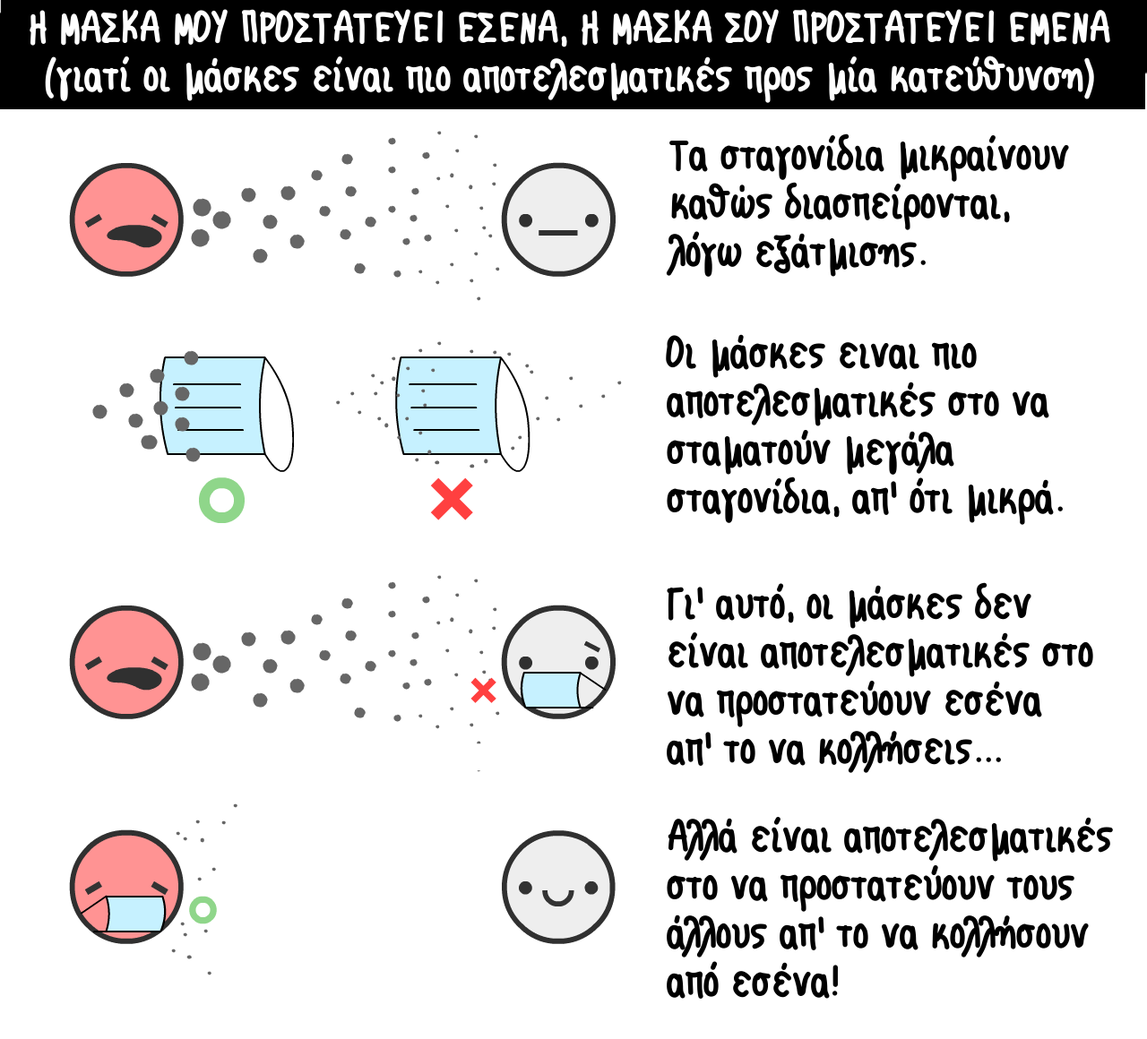
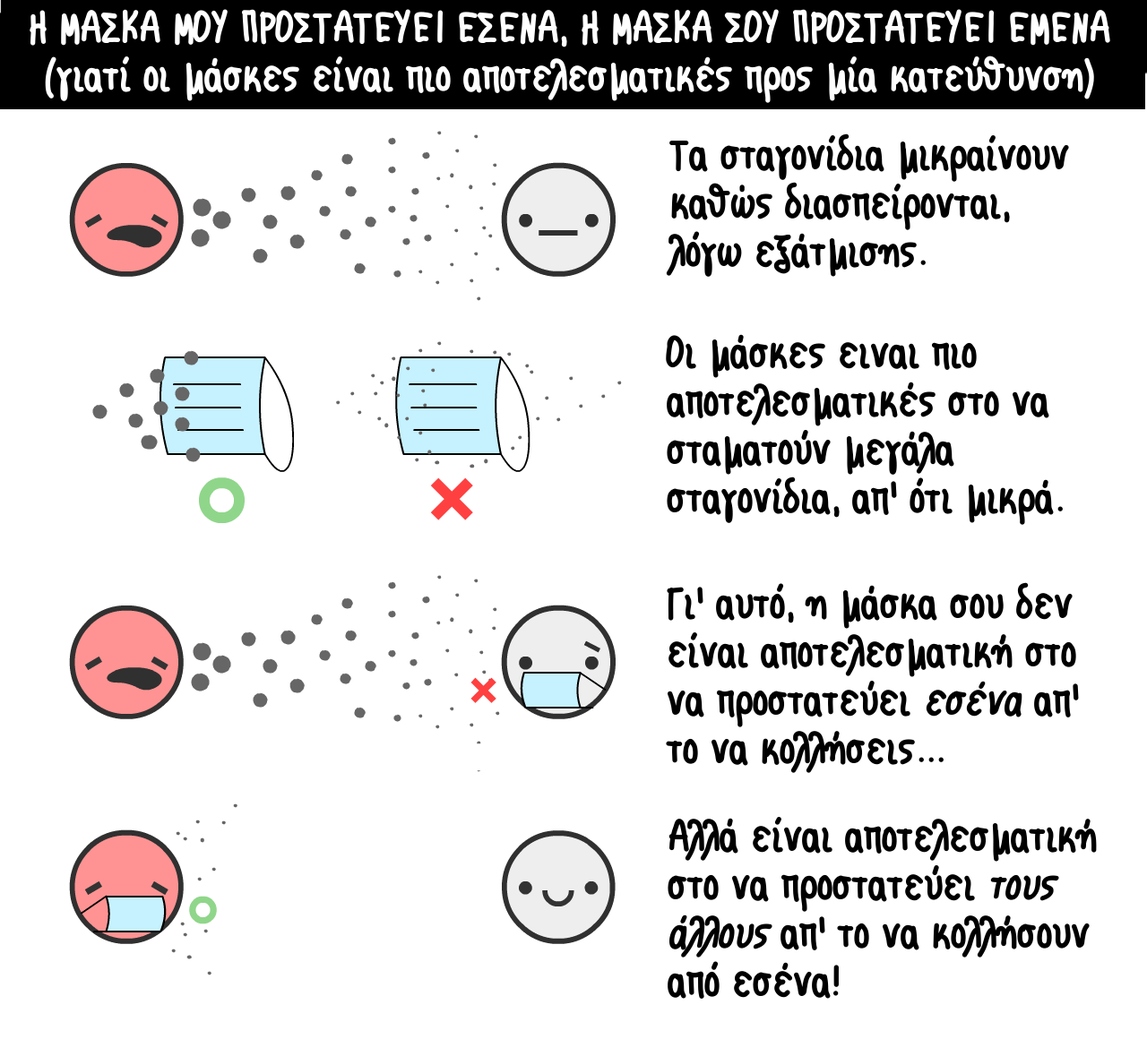
Revision of a layered 1147 × 1039 image; what changed, layer by layer:
renamed "Γι' αυτό, οι μάσκες δεν είναι ..." to "Γι' αυτό, η μάσκα σου δεν είνα...", painted on it over box(665, 582, 1093, 774)
renamed "Αλλά είναι αποτελεσματικές στο..." to "Αλλά είναι αποτελεσματική στο ...", painted on it over box(666, 816, 1113, 999)
